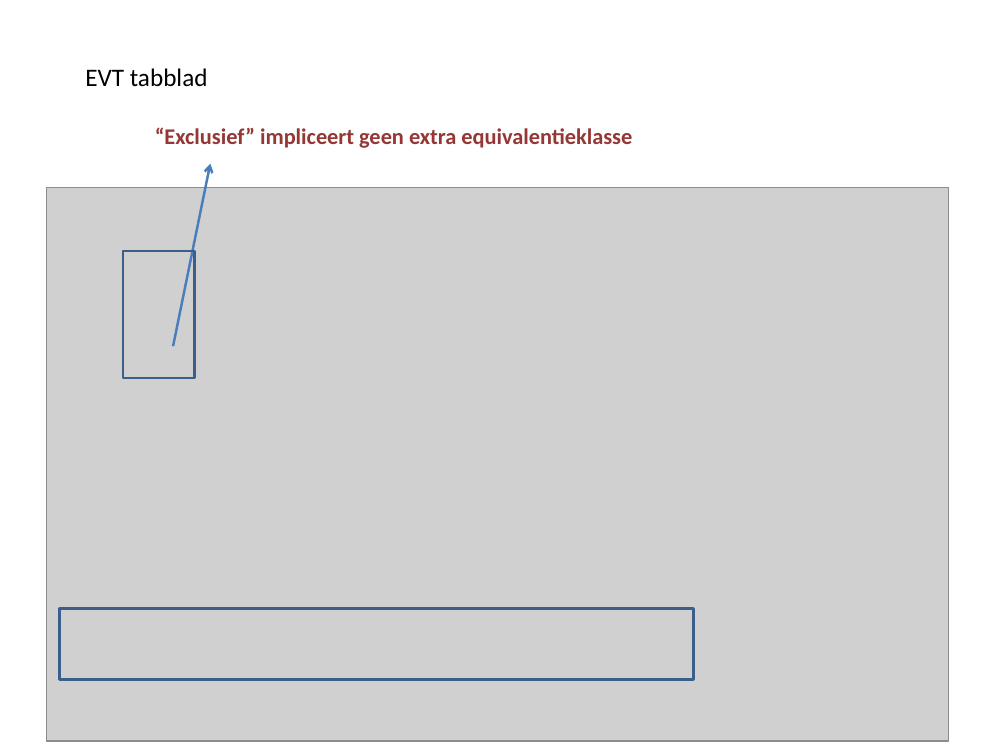
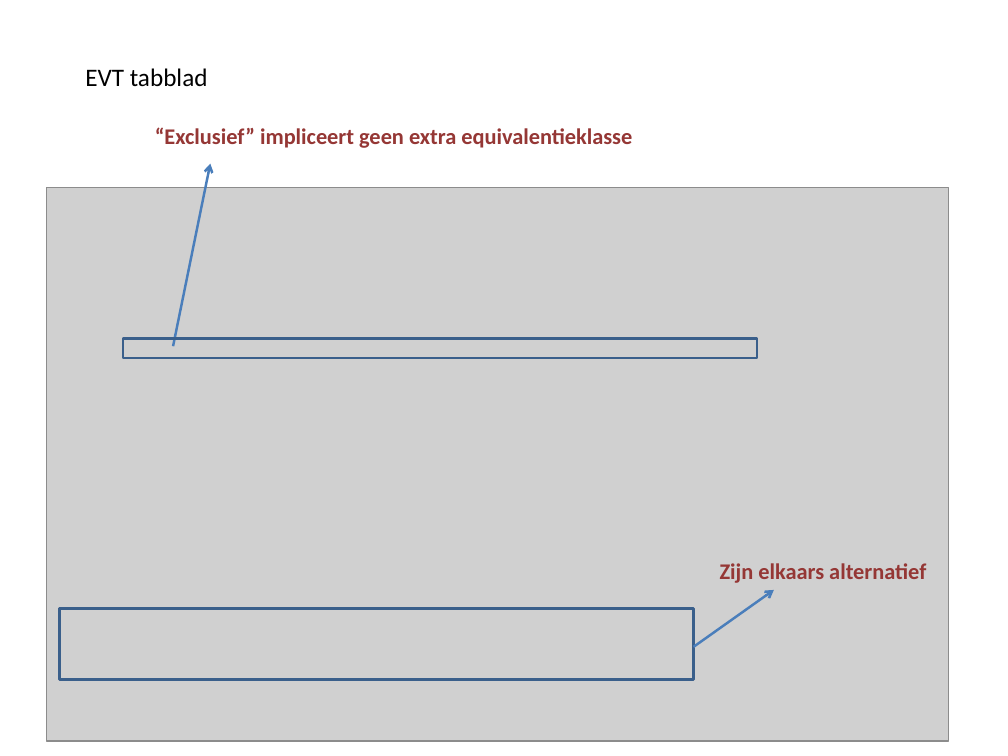
Before and after one commit to RalphSmeenk/TestdossierTool, a slide deck: slide 63 of Handleiding_powerpoint.pptx (slide 39 before the commit). Drawn at 1008x756 pixels with LibreOffice and Linux fonts; fonts in the diff are those of the drawing; grey boxes stand for pictures. Boxes give left, top, right and bottom in pixels: in the first picture for what was removed or moved away, otherwise in the second. Text is boxed around its words. In the diff, an @@ line names an element or a change of style, - is before the commit and + after.

```diff
--- a/Handleiding_powerpoint.pptx
+++ b/Handleiding_powerpoint.pptx
@@ rectangle removed at (x1=123, y1=251, x2=195, y2=378) @@
@@ rectangle added at (x1=123, y1=339, x2=757, y2=359), outline #3A5F8C 2 pt @@
@@ text added at (x1=720, y1=563, x2=926, y2=583), 16 pt, text #953735, bold @@
+Zijn elkaars alternatief
@@ arrow added from (694, 647) to (774, 590), #4B7EBC 1.75 pt @@
```
Also in this commit, not shown: 15 other slides changed, 61 slides added, 2 slides removed, 3 other files.
